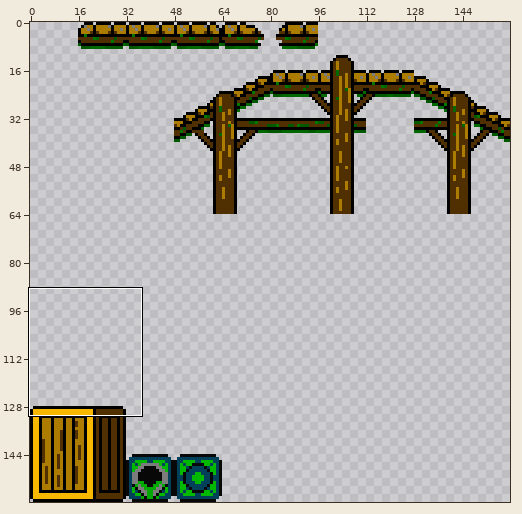
Edited in one commit: sprite sheet (Assets/Sprites/Level Tiles/pier_tiles.png). Above: a wide view before the commit, with the close-up outlined.
Close-up. Earlier state:
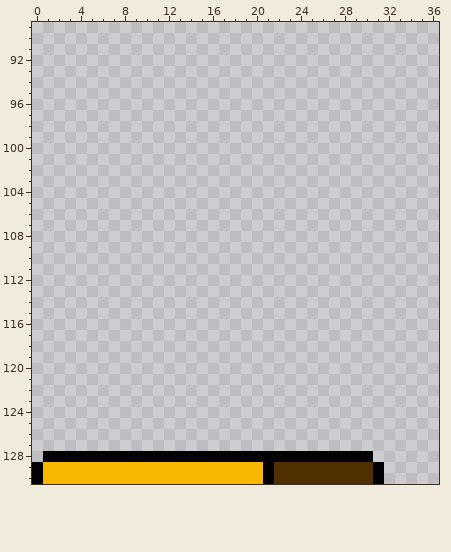
The file is 160x160 pixels. Shown: x 0..36, y 89..130.
After the commit:
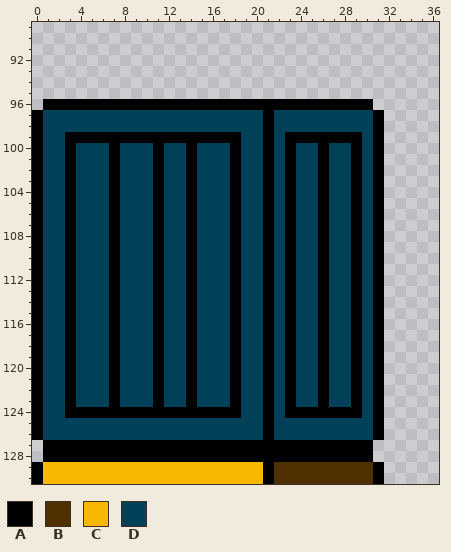
Palette (. is transparent): A #000000  B #503000  C #f8b800  D #004058
The edit:
Colour A now appears in row 96 at x 1 to 30; in rows 97 to 98 at x 0, 21 and 31; in row 99 at x 0, 3 to 18, 21, 23 to 29 and 31; in rows 100 to 123 at x 0, 3, 7, 11, 14, 18, 21, 23, 26, 29 and 31; in row 124 at x 0, 3 to 18, 21, 23 to 29 and 31; in rows 125 to 126 at x 0, 21 and 31.
Colour A now appears in row 127 at x 1 to 30.
Colour D now appears in rows 97 to 98 at x 1 to 20 and 22 to 30; in row 99 at x 1 to 2, 19 to 20, 22 and 30; in rows 100 to 123 at x 1 to 2, 4 to 6, 8 to 10, 12 to 13, 15 to 17, 19 to 20, 22, 24 to 25, 27 to 28 and 30; in row 124 at x 1 to 2, 19 to 20, 22 and 30; in rows 125 to 126 at x 1 to 20 and 22 to 30.
Changed places in both close-ups, as pixel boxes (x1, y1, x2, y2):
added: (32, 99, 384, 451)
